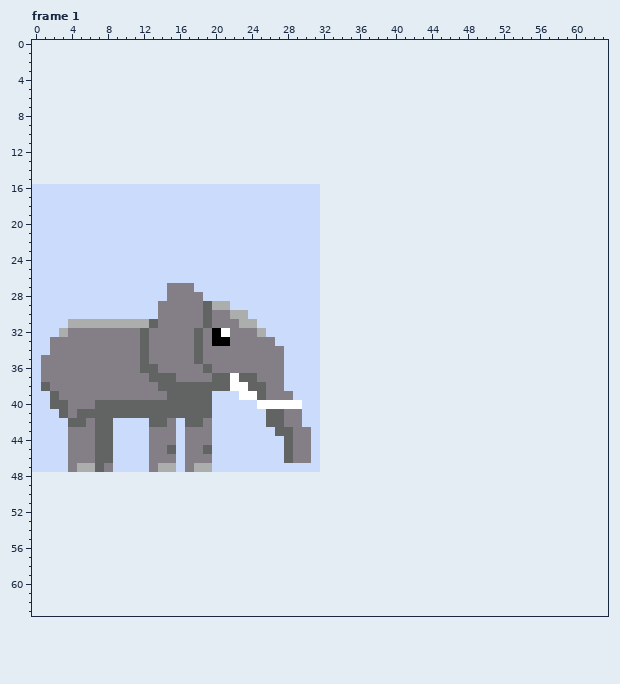
Two versions of one pixel-art file, Aseprite files/Elephant.aseprite. The picture above is the old version.
32x32 pixels, 7 frames. Shown: frame 1. The old version is drawn lined up with the new one, on the new canvas. The commit also changed other frames, which this record leaves out.
New version:
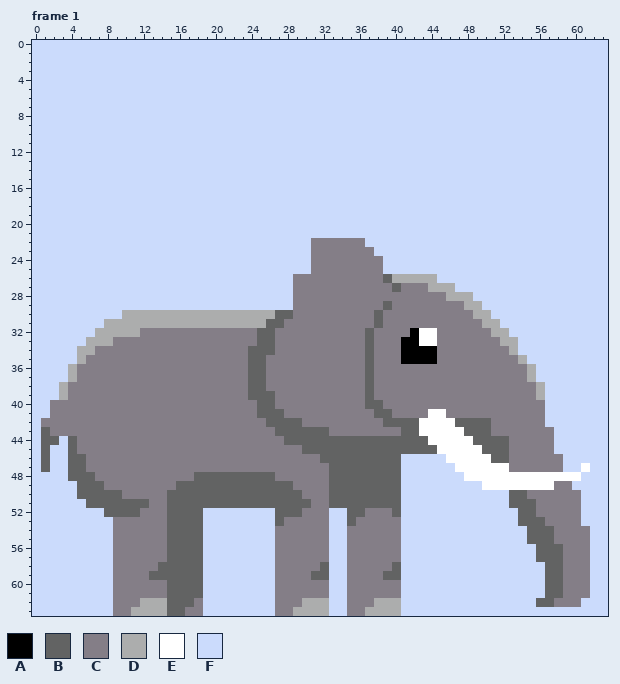
Palette (. is transparent): A #000000  B #626363  C #847e87  D #acadad  E #ffffff  F #cbdbfc
The exact change:
canvas 32x32 -> 64x64, the old top-left corner now at 0,16
Frame 1:
y 0..15: x 0..63 ................................................................ -> FFFFFFFFFFFFFFFFFFFFFFFFFFFFFFFFFFFFFFFFFFFFFFFFFFFFFFFFFFFFFFFF
y 16..21: x 32..63 ................................ -> FFFFFFFFFFFFFFFFFFFFFFFFFFFFFFFF
y 22: x 31..63 F................................ -> CCCCCCFFFFFFFFFFFFFFFFFFFFFFFFFFF
y 23: x 31..63 F................................ -> CCCCCCCFFFFFFFFFFFFFFFFFFFFFFFFFF
y 24..25: x 31..63 F................................ -> CCCCCCCCFFFFFFFFFFFFFFFFFFFFFFFFF
y 26: x 29..63 FFF................................ -> CCCCCCCCCCBDDDDDFFFFFFFFFFFFFFFFFFF
y 27: x 15..17 CCC -> FFF; x 29..63 FFF................................ -> CCCCCCCCCCCBCCCDDDFFFFFFFFFFFFFFFFF
y 28: x 15..18 CCCC -> FFFF; x 29..63 FFF................................ -> CCCCCCCCCCCCCCCCCDDDFFFFFFFFFFFFFFF
y 29: x 14..21 CCCCCBDD -> FFFFFFFF; x 29..63 FFF................................ -> CCCCCCCCCCBCCCCCCCCDDFFFFFFFFFFFFFF
y 30: x 10..21 FFFFCCCCCBCC -> DDDDDDDDDDDD; x 24..63 FFFFFFFF................................ -> DDDBBCCCCCCCCCBCCCCCCCCCCDDFFFFFFFFFFFFF
y 31: x 4..7 DDDD -> FFFF; x 13..22 BCCCCCBCCC -> DDDDDDDDDD; x 25..63 FFFFFFF................................ -> DBBCCCCCCCCCCBCCCCCCCCCCCDDFFFFFFFFFFFF
y 32: x 3..12 DCCCCCCCCB -> FFFFDDDDDC; x 18 B -> C; x 20..21 AE -> CC; x 25..63 DFFFFFF................................ -> BBCCCCCCCCCCBCCCCAEECCCCCCDDFFFFFFFFFFF
y 33: x 2..8 CCCCCCC -> FFFFDDD; x 12 B -> C; x 18 B -> C; x 20..21 AA -> CC; x 25..63 CCFFFFF................................ -> BBCCCCCCCCCCBCCCAAEECCCCCCCDDFFFFFFFFFF
y 34: x 2..6 CCCCC -> FFFDD; x 12 B -> C; x 18 B -> C; x 24..26 CCC -> BBB; x 28..63 FFFF................................ -> CCCCCCCCCBCCCAAAACCCCCCCCDFFFFFFFFFF
y 35: x 1..5 CCCCC -> FFFFD; x 12 B -> C; x 18 B -> C; x 24..25 CC -> BB; x 28..63 FFFF................................ -> CCCCCCCCCBCCCAAAACCCCCCCCCDFFFFFFFFF
y 36: x 1..4 CCCC -> FFFD; x 12..13 BB -> CC; x 19 B -> C; x 24..25 CC -> BB; x 28..63 FFFF................................ -> CCCCCCCCCBCCCCCCCCCCCCCCCCCDFFFFFFFF
y 37: x 1..4 CCCC -> FFFD; x 13..15 BBB -> CCC; x 20..23 BBEB -> CCCC; x 25 C -> B; x 28..63 FFFF................................ -> CCCCCCCCCBCCCCCCCCCCCCCCCCCDFFFFFFFF
y 38: x 1..3 BCC -> FFD; x 14..23 BBBBBBBBEE -> CCCCCCCCCC; x 28..63 FFFF................................ -> CCCCCCCCCBCCCCCCCCCCCCCCCCCCDFFFFFFF
y 39: x 2..3 BC -> FD; x 15..24 BBBBBFFFEE -> CCCCCCCCCB; x 26 C -> B; x 29..63 FFF................................ -> CCCCCCCCBCCCCCCCCCCCCCCCCCCDFFFFFFF
y 40: x 2..3 BB -> CC; x 7..63 BBBBBBBBBBBBBFFFFFEEEEEFF................................ -> CCCCCCCCCCCCCCCCCCBBCCCCCCCCCCBBCCCCCCCCCCCCCCCCCCFFFFFFF
y 41: x 2..3 FB -> CC; x 5..25 BBBBBBBBBBBBBBBFFFFFF -> CCCCCCCCCCCCCCCCCCCCB; x 30..63 FF................................ -> CCCCCCCCBBCCCCEECCCCCCCCCCCFFFFFFF
y 42: x 1..5 FFFBB -> CCCCC; x 7..14 BBFFFFBB -> CCCCCCCC; x 16..18 FBB -> CCC; x 20..25 FFFFFF -> CCCCCC; x 28..63 CCFF................................ -> BBCCCCCCCCCBBBBEEEEBBBBCCCCCCFFFFFFF
y 43: x 1..3 FFF -> BCC; x 7..12 BBFFFF -> CCCCCC; x 16 F -> C; x 20..26 FFFFFFF -> CCCCCCC; x 29..63 CCF................................ -> BBBBCCCCCCCCBBEEEEEBBBCCCCCCCFFFFFF
y 44: x 1..2 FF -> BB; x 4 C -> B; x 7..12 BBFFFF -> CCCCCC; x 16 F -> C; x 20..27 FFFFFFFF -> CCCCCCCC; x 29..63 CCF................................ -> BBBBBBBBBBBBBBBEEEEEBBBBCCCCCFFFFFF
y 45: x 1 F -> B; x 4 C -> B; x 7..12 BBFFFF -> CCCCCC; x 15..16 BF -> CC; x 19..28 BFFFFFFFFB -> CCCCCCCCCC; x 30..63 CF................................ -> BBBBBBBBBBBBBBBEEEEEBBBCCCCCFFFFFF
y 46: x 1 F -> B; x 4..5 CC -> BB; x 7..12 BBFFFF -> CCCCCC; x 16 F -> C; x 20..28 FFFFFFFFB -> CCCCCCCCC; x 31..63 F................................ -> CBBBBBBBBBFFFFFEEEEEBBCCCCCCFFFFF
y 47: x 1 F -> B; x 4..7 CDDB -> BBCC; x 9..12 FFFF -> CCCC; x 14..16 DDF -> CCC; x 18..63 DDFFFFFFFFFFFF................................ -> CCCCCCCCCCCCCCCBBBBBBBBFFFFFFEEEEEECCCCCCFFEFF
y 48: x 0..63 ................................................................ -> FFFFBBBCCCCCCCCCCCBBBBBBBBBCCCCCCBBBBBBBBFFFFFFFEEEEEEEEEEEEEFFF
y 49: x 0..63 ................................................................ -> FFFFFBBBCCCCCCCCBBBBBBBBBBBBBCCCCBBBBBBBBFFFFFFFFFEEEEEEEECCFFFF
y 50: x 0..63 ................................................................ -> FFFFFBBBBBCCCCCBBBBBBBBBBBBBBBCCCBBBBBBBBFFFFFFFFFFFFBBCCCCCCFFF
y 51: x 0..63 ................................................................ -> FFFFFFBBBBBBBCCBBBBBBBBBBBBBBBBCCBBBBBBBBFFFFFFFFFFFFBBBCCCCCFFF
y 52: x 0..63 ................................................................ -> FFFFFFFFBBBBCCCBBBBFFFFFFFFBBBCCCFFBBCCCBFFFFFFFFFFFFFBBCCCCCFFF
y 53: x 0..63 ................................................................ -> FFFFFFFFFCCCCCCBBBBFFFFFFFFBCCCCCFFBCCCCCFFFFFFFFFFFFFBBBCCCCFFF
y 54..55: x 0..63 ................................................................ -> FFFFFFFFFCCCCCCBBBBFFFFFFFFCCCCCCFFCCCCCCFFFFFFFFFFFFFFBBBCCCCFF
y 56..57: x 0..63 ................................................................ -> FFFFFFFFFCCCCCCBBBBFFFFFFFFCCCCCCFFCCCCCCFFFFFFFFFFFFFFFBBBCCCFF
y 58: x 0..63 ................................................................ -> FFFFFFFFFCCCCCBBBBBFFFFFFFFCCCCCBFFCCCCCBFFFFFFFFFFFFFFFFBBCCCFF
y 59: x 0..63 ................................................................ -> FFFFFFFFFCCCCBBBBBBFFFFFFFFCCCCBBFFCCCCBBFFFFFFFFFFFFFFFFBBCCCFF
y 60..61: x 0..63 ................................................................ -> FFFFFFFFFCCCCCCBBBBFFFFFFFFCCCCCCFFCCCCCCFFFFFFFFFFFFFFFFBBCCCFF
y 62: x 0..63 ................................................................ -> FFFFFFFFFCCCDDDBBBCFFFFFFFFCCCDDDFFCCCDDDFFFFFFFFFFFFFFFBBCCCFFF
y 63: x 0..63 ................................................................ -> FFFFFFFFFCCDDDDBBCCFFFFFFFFCCDDDDFFCCDDDDFFFFFFFFFFFFFFFFFFFFFFF
Pixel boxes of the changes (left, top, right, bottom) in both pictures:
changed: (32, 40, 608, 616)
